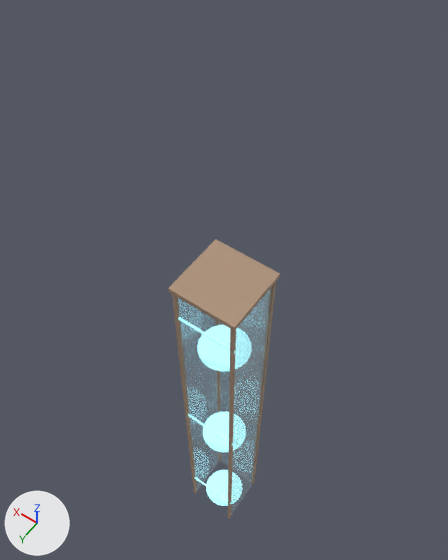
Two versions of the glTF model models/shaft.glb, one commit apart.
The view is the same before and after, from a 50 mm lens placed at (-7.7, 10.9, 37.5), pointed at (1.8, -2.5, 16.6). Arrows for +X, +Y and +Z are at lower left; the lights stay in place. The first picture is the older version. Objects named as collision shapes, trigger or cutter boxes, shadow casters or lower levels of detail are left out. Vertices at exactly the same position are counted once.

Objects in the first picture: 'glass', 'pads', 'posts', 'rings'.
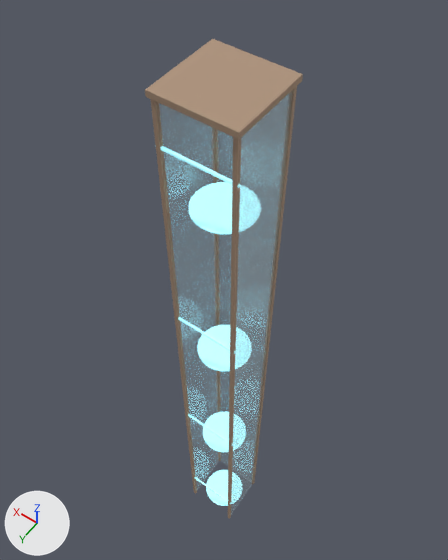
Location of each change, [x1, y1, x2, y2] in pixels of the pictures (448 x 560 px):
'glass', rescaled (40% wider, 85% taller): before [178, 286, 273, 514]; after [159, 91, 292, 514]
'posts', mesh rescaled (41% wider, 71% taller): before [168, 239, 280, 519]; after [145, 39, 303, 519]
'pads', reshaped (29% wider, 79% taller): before [197, 325, 230, 506]; after [189, 182, 232, 506]
'rings', reshaped (37% wider, 91% taller): before [178, 317, 236, 504]; after [160, 146, 240, 504]
part 3 of me_pads, added (cyan): after [189, 182, 232, 235]
part 4 of me_rings, added: after [160, 146, 240, 188]

The change in detail:
me_posts is used by ob_posts; location (0.0, 0.0, 0.0).
me_posts had 40 vertices, 60 faces and spanned x -1.4..1.4, y -1.4..1.4, z 0.0..20.4.
me_posts now has 40 vertices, 60 faces and spans x -1.4..1.4, y -1.4..1.4, z 0.0..28.4.
me_posts part 1: the whole mesh is scaled about its middle by (1, 1, 1.4), then moved by (0.0, 0.0, 4.0).
me_glass is used by ob_glass; location (0.0, 0.0, 0.0).
me_glass had 24 vertices, 36 faces and spanned x -1.3..1.3, y -1.3..1.2, z 0.0..20.2.
me_glass now has 24 vertices, 36 faces and spans x -1.3..1.3, y -1.3..1.2, z 0.0..28.2.
me_glass part 2: the whole mesh is scaled about the mesh origin by (1, 1, 1.4).
me_pads is used by ob_pads; location (0.0, 0.0, 0.0).
me_pads had 156 vertices, 288 faces and spanned x -1.1..1.1, y -1.1..1.1, z 0.0..16.0.
me_pads now has 208 vertices, 384 faces and spans x -1.1..1.1, y -1.1..1.1, z 0.0..24.0.
me_pads part 3: the loose piece of 52 vertices spanning x -1.1..1.1, y -1.1..1.1, z 16.0 is copied, and the copy is moved by (0.0, 0.0, 8.0); it spans x -1.1..1.1, y -1.1..1.1, z 24.0.
me_rings is used by ob_rings; location (0.0, 0.0, 0.0).
me_rings had 24 vertices, 36 faces and spanned x -1.4..1.4, y 1.2..1.3, z 2.6..18.6.
me_rings now has 32 vertices, 48 faces and spans x -1.4..1.4, y 1.2..1.3, z 2.6..26.6.
me_rings part 4: a new loose piece, a box spanning x -1.35..1.35, y 1.21..1.29, z 26.56..26.64, in mat_glowcyan_001 (cyan #bceaf1, glowing cyan #89e2ed).
